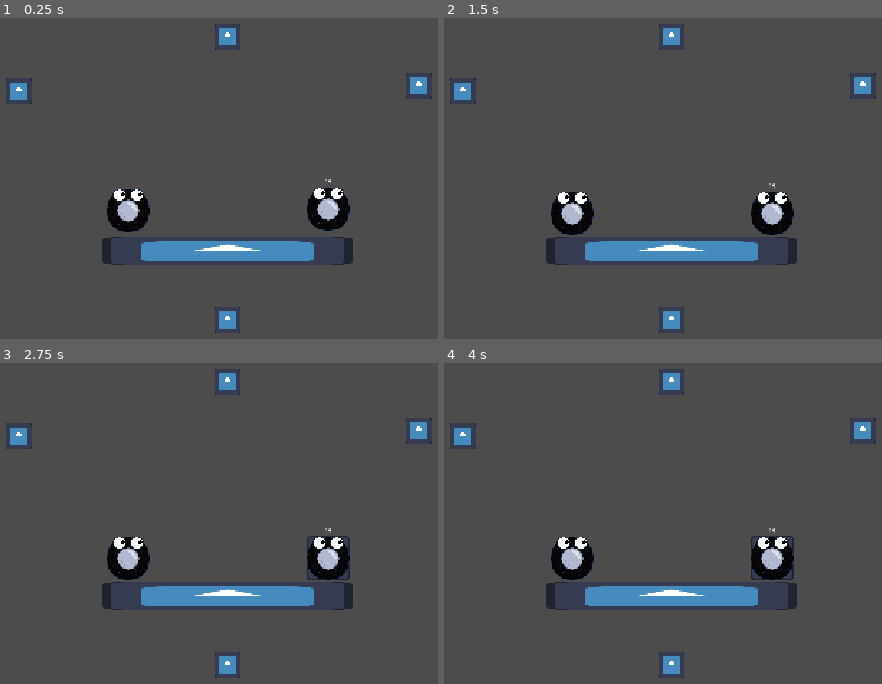
Above: before the commit, frames 1-4 (two rows, left to right).
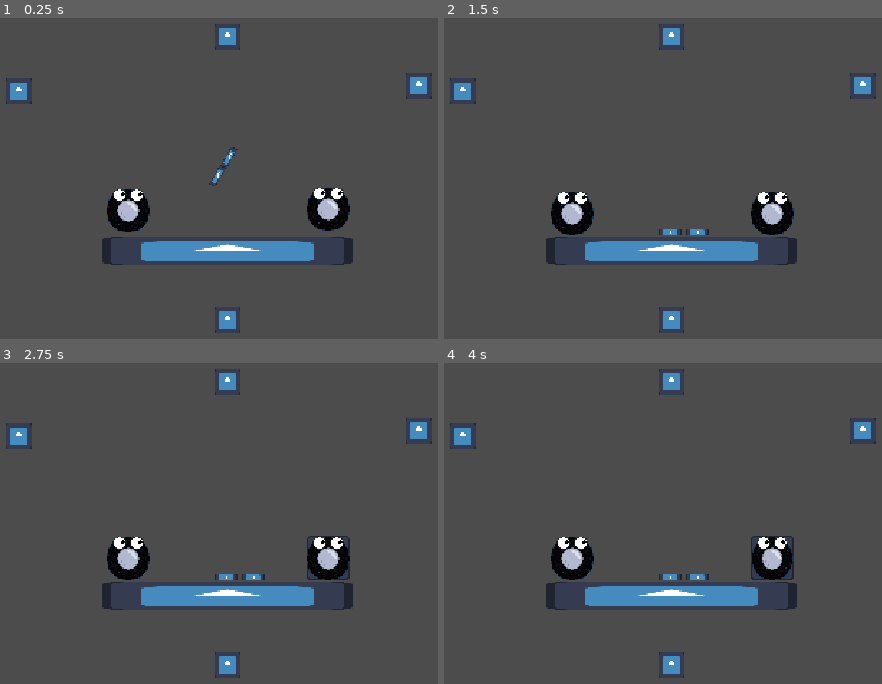
Above: after the commit, the same moments.

Repository: WellHiIGuess/Fight-Game
Game: Godot game, scene res://test.tscn
Same seed, same stepped clock (60 frames per second), same inputs: the game is played once before the commit and once after it. The engine's default icon, where the game draws it, is replaced by a stand-in: a white triangle on a blue panel in a dark square.
Inputs:
- Up to frame 1 (0.25 s): no input
- Up to frame 2 (1.5 s): tap Enter at 1.25 s
- Up to frame 3 (2.75 s): tap Space at 2 s
- Up to frame 4 (4 s): tap Enter at 2.75 s; tap Space at 3.5 s

The runs differ from the first frame. In frame 1, 0.1% of the frame differs, in the area x 47-76%, y 40-53%; in frame 2, 0.2%; in frame 3, 0.2%; in frame 4, 0.3%, in the area x 49-80%, y 51-68%.

Commit message:
Some stupid shit

Diff:
--- a/HitArea.gd
+++ b/HitArea.gd
@@ -25,6 +25,7 @@
 			player.hit_velocity = -body_in_area.PARRY_FORCE * player.direction.normalized()
 			player.dashing = false
 			player.dash_stun = body_in_area.DASH_STUN
+			player.can_dash = false
 
 
 		# Character Idea
--- a/PlayerBody.gd
+++ b/PlayerBody.gd
@@ -34,6 +34,8 @@
 const SHOVING_BUFFER = 0.25
 const SHOVING_COOLDOWN = 2.0
 
+const TELEPORT_COOLDOWN = 5.0
+
 # Special variables
 var parry_buffer = 0.0
 var parry_cooldown = -1.0
@@ -48,6 +50,8 @@
 var shoving_buffer = 0.0
 var shoving_cooldown = 0.0
 
+var teleport_cooldown = 0.0
+
 var last_dir: Vector2
 var direction: Vector2
 var time_mult = 1.0
@@ -57,6 +61,7 @@
 
 @export var stun_shot_parent: HitArea
 @onready var radial_shove_area = $RadialShove
+@onready var teleport_point = $"../TeleportPoint"
 @export var sprite: Sprite2D
 @onready var cool_down_text = $CoolDownText
 @export var collider: CollisionShape2D
@@ -171,6 +176,8 @@
 			cool_down_text.display_cool_down(stun_shot_cooldown)
 		Special.RadialShove:
 			cool_down_text.display_cool_down(shoving_cooldown)
+		Special.Teleport:
+			cool_down_text.display_cool_down(teleport_cooldown)
 
 	# *COOL DOWNS AND BUFFERS*
 	# PARRY
@@ -218,12 +225,17 @@
 	# RADIAL SHOVE
 	if shoving_buffer > 0.0:
 		shoving_buffer -= delta
-	else:
+
+	if shoving && shoving_buffer <= 0:
 		shoving = false
 		shoving_cooldown = SHOVING_COOLDOWN
 
 	if shoving_cooldown > 0.0 && !shoving:
 		shoving_cooldown -= delta
+
+	# TELEPORT
+	if teleport_cooldown > 0.0:
+		teleport_cooldown -= delta
 
 	if special == Special.TimeSlow && time_stop_cooldown > 0.0:
 		time_stop_cooldown -= delta * time_mult
@@ -314,6 +326,7 @@
 		dashing = true
 		dash_dir = direction
 		dash_buffered = false
+		dash_stun = 0.0
 	elif Input.is_action_just_pressed("Dash" + player_num) && (dash_time <= DASH_BUFFER) && dashing && !dash_buffered:
 		dash_buffered = true
 
@@ -353,6 +366,13 @@
 				if shoving_cooldown <= 0.0:
 					shoving = true
 					shoving_buffer = SHOVING_BUFFER
+			Special.Teleport:
+				if !teleport_point.visible:
+					teleport_point.visible = true
+					teleport_point.global_position = global_position
+				elif teleport_cooldown <= 0.0:
+					global_position = teleport_point.global_position
+					teleport_cooldown = TELEPORT_COOLDOWN
 
 	if dashing:
 		dash_time -= delta
--- a/player.tscn
+++ b/player.tscn
@@ -87,6 +87,14 @@
 
 [node name="SpawnPoint" type="Node2D" parent="."]
 
+[node name="TeleportPoint" type="Node2D" parent="."]
+visible = false
+
+[node name="Sprite2D" type="Sprite2D" parent="TeleportPoint"]
+modulate = Color(0, 1, 0, 1)
+scale = Vector2(0.2, 0.2)
+texture = ExtResource("1_4ajqq")
+
 [connection signal="body_entered" from="CharacterBody2D/HitArea" to="CharacterBody2D/HitArea" method="_on_body_entered"]
 [connection signal="body_exited" from="CharacterBody2D/HitArea" to="CharacterBody2D/HitArea" method="_on_body_exited"]
 [connection signal="body_entered" from="CharacterBody2D/RadialShove" to="CharacterBody2D/RadialShove" method="_on_body_entered"]
--- a/test.tscn
+++ b/test.tscn
@@ -27,6 +27,9 @@
 [sub_resource type="RectangleShape2D" id="RectangleShape2D_x8u7h"]
 size = Vector2(2434, 104)
 
+[sub_resource type="RectangleShape2D" id="RectangleShape2D_ehkex"]
+size = Vector2(20, 64)
+
 [node name="Node2D" type="Node2D"]
 
 [node name="Camera2D" type="Camera2D" parent="." node_paths=PackedStringArray("rect")]
@@ -68,8 +71,7 @@
 stun_shot_parent = NodePath("../../StunShotParent")
 camera = NodePath("../../Camera2D")
 other_player = NodePath("../../Player2/CharacterBody2D")
-special = 2
-perk = 0
+special = 6
 player_num = "2"
 
 [node name="Player2" parent="." instance=ExtResource("1_m58qc")]
@@ -81,8 +83,7 @@
 stun_shot_parent = NodePath("../../StunShotParent")
 camera = NodePath("../../Camera2D")
 other_player = NodePath("../../Player/CharacterBody2D")
-special = 5
-perk = 0
+special = 3
 player_num = "1"
 
 [node name="CollisionShape2D" parent="Player2/CharacterBody2D" index="1"]
@@ -198,6 +199,31 @@
 [node name="CollisionShape2D" type="CollisionShape2D" parent="RespawnArea"]
 position = Vector2(7, 54)
 shape = SubResource("RectangleShape2D_x8u7h")
+
+[node name="TestRope" type="Node2D" parent="."]
+position = Vector2(-1, -145)
+rotation = 0.523598
+
+[node name="RigidBody2D" type="RigidBody2D" parent="TestRope"]
+
+[node name="CollisionShape2D" type="CollisionShape2D" parent="TestRope/RigidBody2D"]
+shape = SubResource("RectangleShape2D_ehkex")
+
+[node name="Sprite2D" type="Sprite2D" parent="TestRope/RigidBody2D/CollisionShape2D"]
+position = Vector2(1.90735e-06, 9.53674e-07)
+scale = Vector2(0.15625, 0.5)
+texture = ExtResource("1_15a8f")
+
+[node name="RigidBody2D" type="RigidBody2D" parent="TestRope/RigidBody2D"]
+position = Vector2(0, 49)
+
+[node name="CollisionShape2D" type="CollisionShape2D" parent="TestRope/RigidBody2D/RigidBody2D"]
+shape = SubResource("RectangleShape2D_ehkex")
+
+[node name="Sprite2D" type="Sprite2D" parent="TestRope/RigidBody2D/RigidBody2D/CollisionShape2D"]
+position = Vector2(1.90735e-06, 9.53674e-07)
+scale = Vector2(0.15625, 0.5)
+texture = ExtResource("1_15a8f")
 
 [connection signal="body_entered" from="StunShotParent" to="StunShotParent" method="_on_body_entered"]
 [connection signal="body_exited" from="StunShotParent" to="StunShotParent" method="_on_body_exited"]
Not shown: 1 places in test.tscn that only renumber resources
